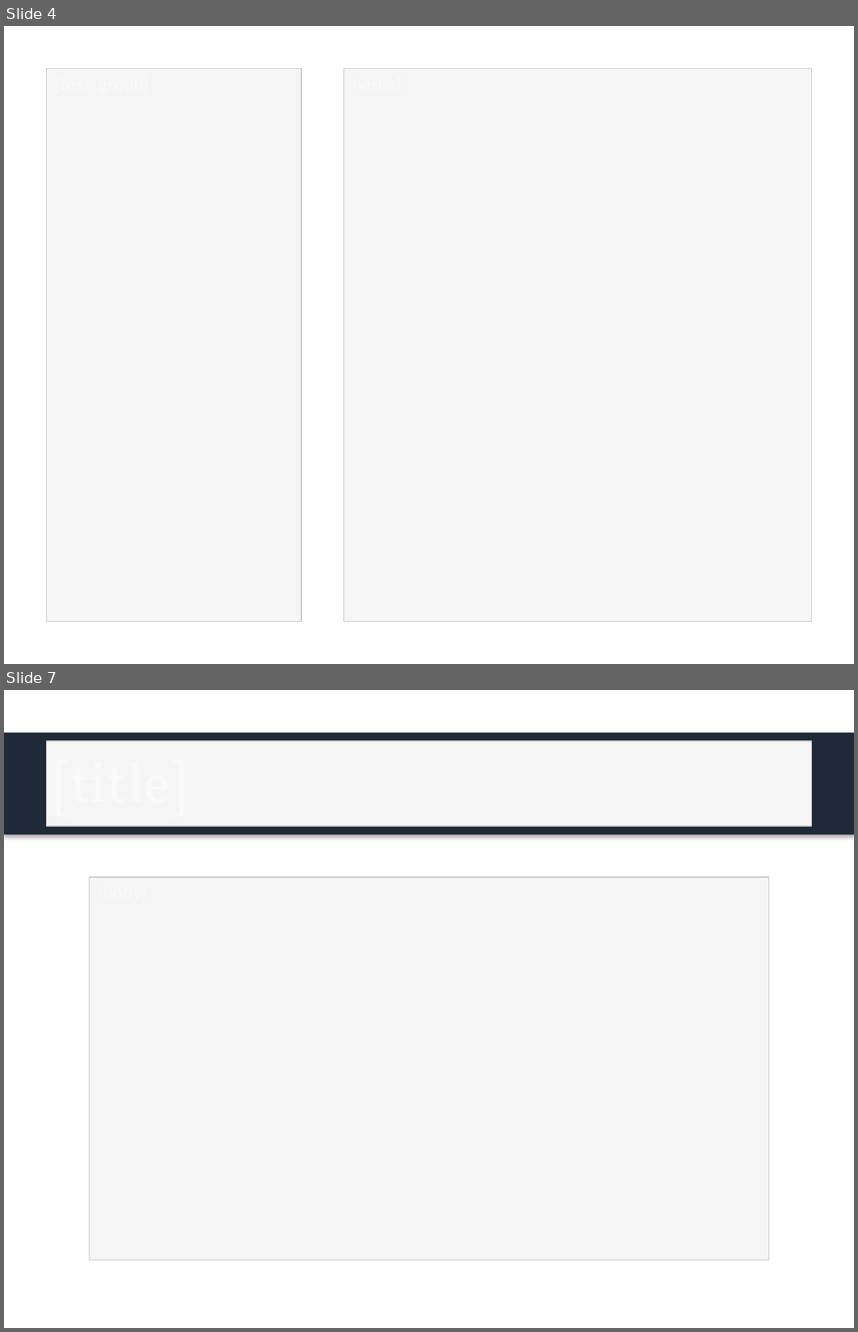
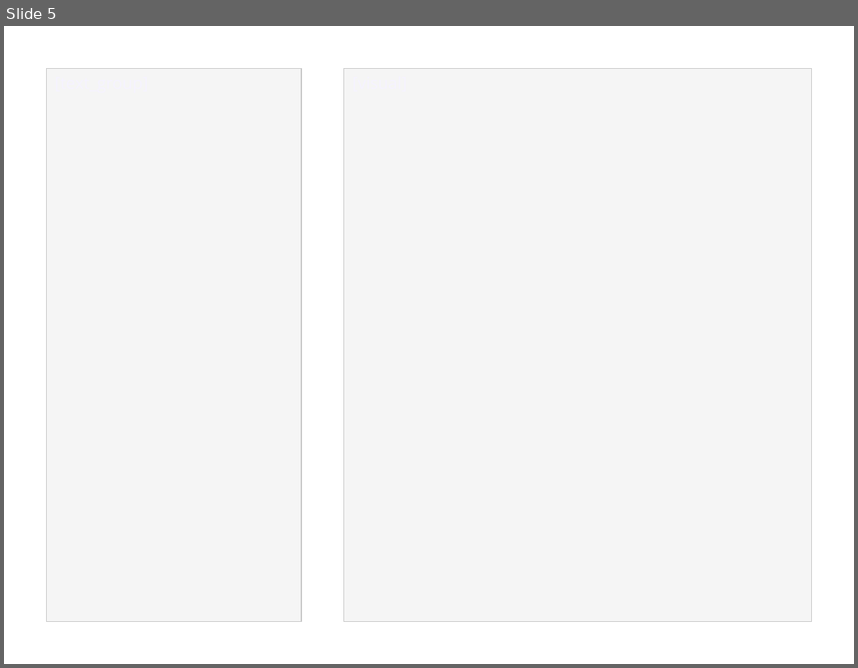
Before and after one commit to Sanjaykudikala/ppt-automation, a slide deck: output/empty_template.pptx. Shown one above the other, each under a label of ours: slides 4 and 7 before the commit, slide 5 after it; the slides between them are not shown. The pictures are 858x1332 and 858x668 pixels, drawn with LibreOffice and Linux fonts; fonts in the diff are those of the drawing. Boxes give left, top, right and bottom in pixels: in the first picture for what was removed or moved away, otherwise in the second. Text is boxed around its words. In the diff, an @@ line names an element or a change of style, - is before the commit and + after.

```diff
--- a/output/empty_template.pptx
+++ b/output/empty_template.pptx
@@ slide 7 removed at box(4, 690, 854, 1328), background #FFFFFF @@
@@ rectangle removed at box(4, 733, 854, 834) @@
@@ rectangle removed at box(47, 741, 811, 826) @@
-[title]
@@ rectangle removed at box(89, 877, 769, 1259) @@
@@ what was slide 4 is now slide 5 @@
```
Also in this commit, not shown: 4 other slides changed, 3 slides added, 3 other slides removed, 8 other files.
